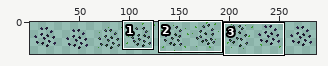
One commit to this sprite sheet: graphics/characters/storm_swarm/storm_swarm_attack_affinity.png. Above: a wide view before the commit, with the close-up outlined.
Close-up. Before:
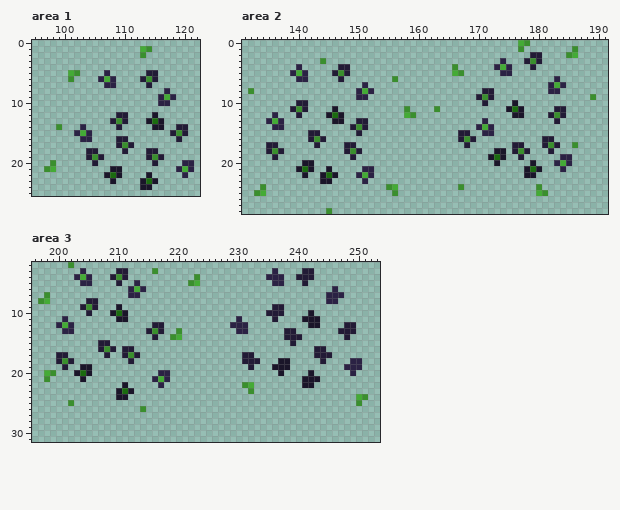
The file is 288x32 pixels. Shown: area 1: x 95..122, y 0..25; area 2: x 131..191, y 0..28; area 3: x 196..253, y 2..31. The wide view leaves out empty margins.
Now the later version:
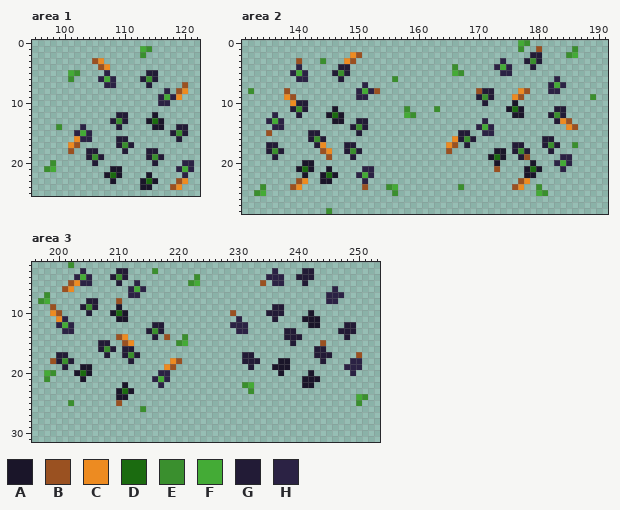
Palette (. is transparent): A #1a1529  B #9a5121  C #ed8b21  D #1b6b10  E #3a8f2e  F #44ab36  G #221b36  H #2b2244
Difference:
--- area 1
@@ x 95..122 @@
  2 ..................E.........
- 3 ............................
- 4 ............................
+ 3 ..........BC................
+ 4 ...........BC...............
  5 ......FE....H......GG.......
  6 ......E....HFH....GEG.......
- 7 ............HH.....G........
- 8 ......................H.....
- 9 .....................HFH....
+ 7 ............HH.....G.....B..
+ 8 ......................H.BC..
+ 9 .....................HFHC...
 10 .....................HH.....
@@ x 99..104 @@
 15 ...HFH
-16 ....HH
-17 ......
-18 .....G
+16 ...CHH
+17 ..CB..
+18 ..B..G
 19 .....G
@@ x 116..122 @@
 22 ....H..
-23 .......
-24 .......
+23 ...BC..
+24 ..BC...
 25 .......
--- area 2
@@ x 131..191 @@
  0 ..............................................FE.............
- 1 ..............................................E........E.....
- 2 ................................................GG....EF.....
- 3 .............E.............................H...GEG...........
+ 1 ..............................................E..B.....E.....
+ 2 ..................CB............................GG....EF.....
+ 3 .........B...E...CB........................H...GEG...........
  4 .........H......GG.................E......HFH...G............
@@ x 131..191 @@
  7 ....................H..............................HFH.......
- 8 .E.................HFH..................GG.........HH........
- 9 ...................HH..................GEG................E..
-10 .........GG.............................G....A...............
+ 8 .E.....B...........HFHB................BGG....CB...HH........
+ 9 .......CB..........HH..................GEG...CB...........E..
+10 ........CGG.............................G....A...............
 11 ........GEG....A...........E....E...........ADA.....GG.......
 12 .....H...G....ADA..........FE................AA....GEG.......
-13 ....HFH........AA..GG...................H...........G........
-14 .....HH...........GEG..................HFH...................
-15 ...........GG......G................GG..HH...................
-16 ...........GEG......................GEG...........GG.........
-17 ....GG......G....GG..................G.......GG...GEG..E.....
-18 ....GEG..........GEG......................AA.GEG...G.........
-19 .....G............G......................ADA..G......HH......
+13 ....HFH........AA..GG...................H...........GCB......
+14 .....HH...........GEG..................HFH............CB.....
+15 ....B......GG......G................GG..HH...................
+16 ...........GEG.....................CGEG...........GG.........
+17 ....GG......GC...GG...............CB.G.......GG...GEG..E.....
+18 ....GEG......BC..GEG..............B.......AA.GEG...G.........
+19 .....G........B...G......................ADA..GB.....HH......
 20 ..........AA..............................A.....A...HFH......
-21 .........ADA..A.....HH.........................ADA...H.......
+21 .........ADA..A.....HH....................B....ADA...H.......
 22 ..........A..ADA...HFH.........................AA............
-23 .............AA.....H........................................
-24 ...E....................EF..........E............E...........
+23 .........BC..AA.....H.........................BC.............
+24 ...E....BC..........B...EF..........E........BC..E...........
 25 ..EF.....................E.......................FE..........
--- area 3
@@ x 196..253 @@
  4 .......HFH...GEG...........E...........HHH..GGG...........
- 5 ........HH....G..H........EF............HH...G............
- 6 ................HFH...............................H.......
+ 5 ......BCHH....G..H........EF..........B.HH...G............
+ 6 .....BC.........HFH...............................H.......
  7 ..E.............HH...............................HHH......
- 8 .EF......GG......................................HH.......
- 9 ........GEG...A.........................GG................
-10 .........G...ADA.......................GGG....A...........
-11 .....H........AA..................H.....G....AAA..........
+ 8 .EF......GG...B..................................HH.......
+ 9 ...B....GEG...A.........................GG................
+10 ...CB....G...ADA.................B.....GGG....A...........
+11 ....CH........AA..................H.....G....AAA..........
 12 ....HFH.............GG...........HHH..........AA....GG....
-13 .....HH............GEG..E.........HH......GG.......GGG....
-14 ....................G..EF.................GGG.......G.....
-15 ...........GG..............................G..............
+13 .....HH............GEG............HH......GG.......GGG....
+14 ..............BC....G.B..E................GGG.......G.....
+15 ...........GG..BC.......EF.................G....B.........
 16 ...........GEG.GG..............................GG.........
-17 ....GG......G..GEG.................GG..........GGG........
-18 ....GEG.........G..................GGG...AA.....G....HH...
-19 .....G..AA..........................G...AAA.........HHH...
+17 ....GG......G..GEG.................GG..........GGG....B...
+18 ...BGEG.........G......CB..........GGG...AA.....G....HH...
+19 .....G..AA............CB............G...AAA.........HHH...
 20 ..FE...ADA...........HH..................A....A......H....
@@ x 208..212 @@
 24 ..AA.
-25 .....
+25 ..B..
 26 .....
